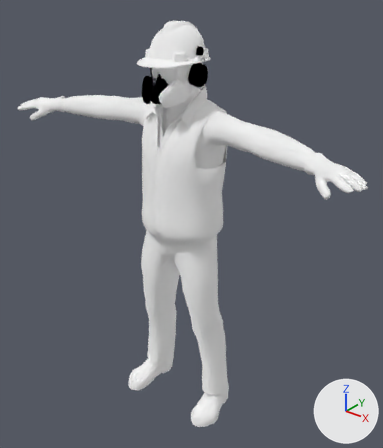
Renders of the glTF model Epp/Epp.gltf from each side of a commit.
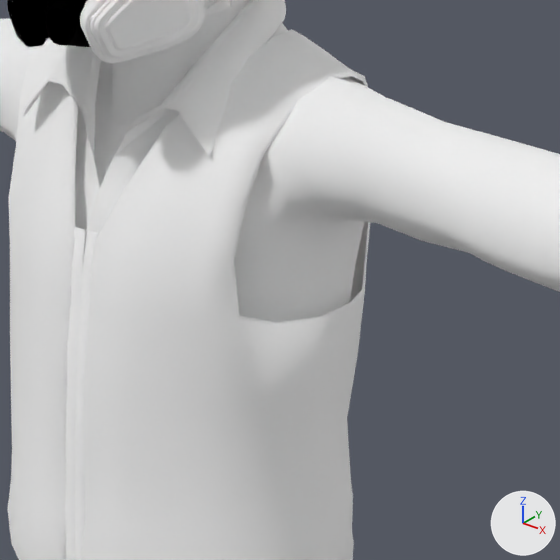
Each version appears first whole from a 50 mm lens placed at (145.7, -156.1, 193.0), pointed at (16.7, 5.1, 93.1), and next in a close-up on the part from 36% to 71% of the width and 21% to 50% of the height. The lights are fixed; the arrows at lower right show +X, +Y and +Z. The last two pictures show the newer version. Where no turn or scale is listed for an object, it has been applied to the vertices.

Objects in the first close-up: '11_MascaraSiliconada', 'Box001', 'Box002', 'Camisa', 'Chaleco', 'RostroHombre'.
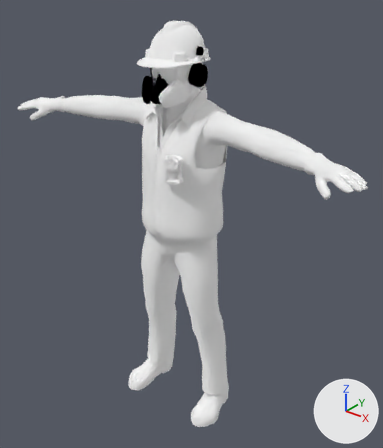
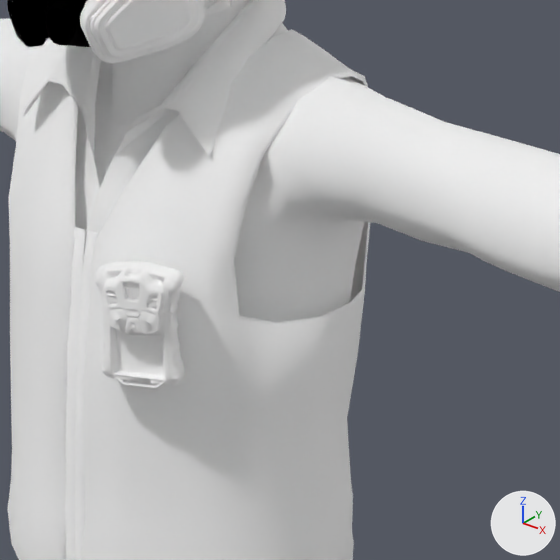
Edits to the scene script, one JSON object a line:
```json
{"op": "add", "block": "mat_model_004", "code": ["mat_model_004 = principled_material('model.004')", "mat_model_004.base_color = (1.0, 1.0, 1.0)  # white #ffffff", "mat_model_004.metallic = 1.0", "mat_model_004.roughness = 1.0"]}
{"op": "add", "block": "me_model_003", "code": ["me_model_003 = bpy.data.meshes.new('model.003')", "me_model_003.from_pydata(...)  # 1798 vertices, 3600 faces; spans x -4.13..3.86, y -2.52..2.41, z -0.06..11.25", "me_model_003.materials.append(mat_model_004)  # white #ffffff"]}
{"op": "add", "block": "ob_detector", "code": ["ob_detector = bpy.data.objects.new('detector', me_model_003)", "ob_detector.location = (21.6, -12.0, 118.2)"]}
```

Changed parts and their boxes [x1, y1, x2, y2] in the close-ups (560 x 560 px):
```json
{"object": "detector", "change": "added", "after": [94, 261, 184, 389]}
```
